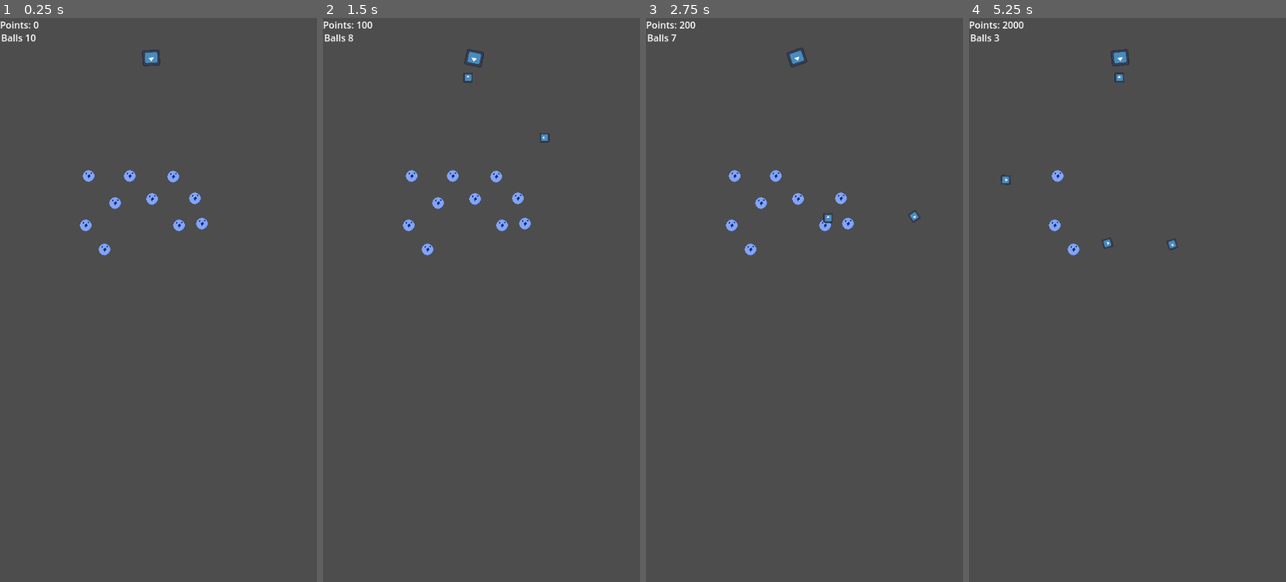
Above: before the commit, frames 1-4 (left to right).
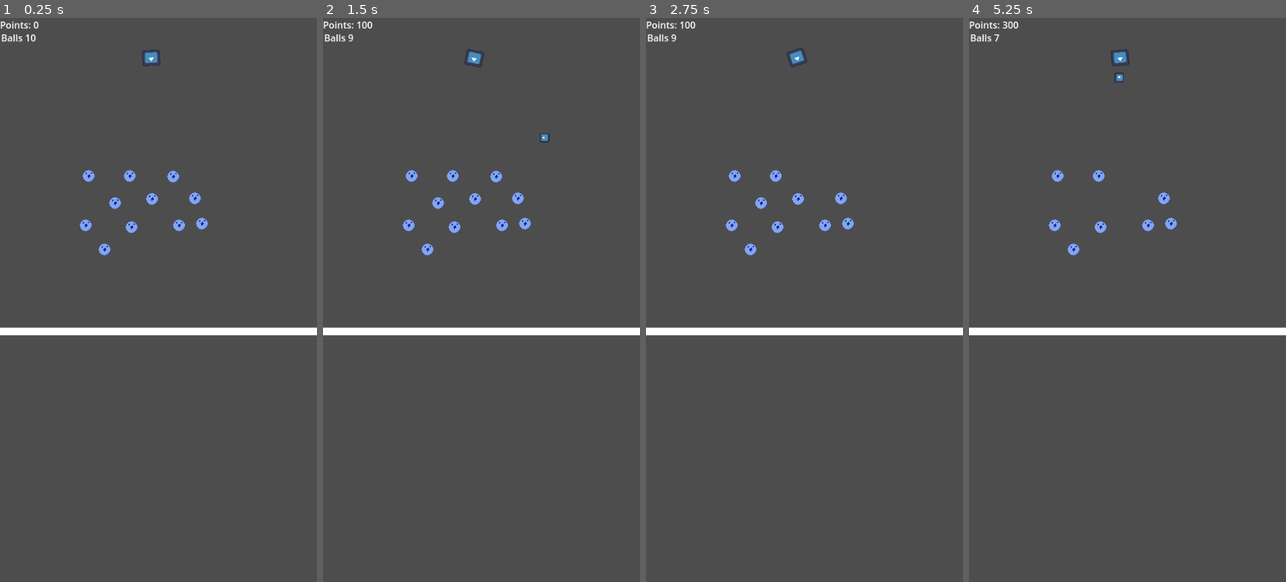
Above: after the commit, the same moments.

Repository: teachermanjeff/physics2025
Game: Godot game, scene res://playtest.tscn
The game is run twice, just before and just after one commit, with the same random seed, the same clock (stepped at 60 frames per second) and the same inputs. The project has no main scene, so this scene is started directly. The engine's default icon, where the game draws it, is replaced by a stand-in: a white triangle on a blue panel in a dark square.
Inputs (mouse positions are in pixels of both pictures, inside the frame that each line leads up to):
- Up to frame 1 (0.25 s): no input
- Up to frame 2 (1.5 s): tap Enter at 0.5 s; move the mouse to (551, 271) at 0.52 s; click (551, 271) at 0.6 s; move the mouse to (418, 328) at 1.27 s; click (418, 328) at 1.35 s
- Up to frame 3 (2.75 s): move the mouse to (836, 175) at 2.02 s; click (836, 175) at 2.1 s
- Up to frame 4 (5.25 s): move the mouse to (1111, 412) at 2.77 s; click (1111, 412) at 2.85 s; move the mouse to (1222, 384) at 3.52 s; click (1222, 384) at 3.6 s; move the mouse to (1032, 215) at 4.27 s; click (1032, 215) at 4.35 s; move the mouse to (1143, 300) at 5.02 s; click (1143, 300) at 5.1 s

The runs differ from the first frame. In frame 1, 1.6% of the frame differs, in the area x 0-100%, y 36-57%; in frame 2, 1.6%; in frame 3, 1.7%; in frame 4, 2.0%, in the area x 0-100%, y 0-57%.

Commit message:
shooting one at the time and making it unable to shoot after all the balls have been used (CHANGED THE HUD)
I put the live into the cannon so there might be a conflict if not careful

Diff:
--- /dev/null
+++ b/bouncegame/bottom.gd
@@ -0,0 +1,6 @@
+extends Area2D
+
+var is_shooting = false
+
+func _on_body_entered(body: Node2D) -> void:
+	is_shooting = false
--- /dev/null
+++ b/bouncegame/bottom.tscn
@@ -0,0 +1,21 @@
+[gd_scene load_steps=3 format=3 uid="uid://c8avvf011ar03"]
+
+[ext_resource type="Script" uid="uid://clecnr10fym8q" path="res://bottom.gd" id="1_xl64i"]
+
+[sub_resource type="RectangleShape2D" id="RectangleShape2D_s7grj"]
+size = Vector2(831, 20)
+
+[node name="bottom" type="Area2D"]
+script = ExtResource("1_xl64i")
+
+[node name="CollisionShape2D" type="CollisionShape2D" parent="."]
+position = Vector2(405.5, 0)
+shape = SubResource("RectangleShape2D_s7grj")
+
+[node name="ColorRect" type="ColorRect" parent="."]
+offset_left = -13.0
+offset_top = -5.0
+offset_right = 815.0
+offset_bottom = 8.0
+
+[connection signal="body_entered" from="." to="." method="_on_body_entered"]
--- a/bouncegame/canvas_layer.gd
+++ b/bouncegame/canvas_layer.gd
@@ -4,8 +4,8 @@
 func _ready():
 	pass
 func _process(delta):
-	if Input.is_action_just_pressed("left click"):
-		lives = lives - 1
+	var bottom_node = get_node("bottom")
+
 	$Points.text = "Points: " + str(score)
 	$balls.text = "Balls " + str(lives)
 
--- a/bouncegame/playtest.tscn
+++ b/bouncegame/playtest.tscn
@@ -1,8 +1,9 @@
-[gd_scene load_steps=4 format=3 uid="uid://3i5ulpi715m5"]
+[gd_scene load_steps=6 format=3 uid="uid://3i5ulpi715m5"]
 
 [ext_resource type="PackedScene" uid="uid://dh4nvugrkegbn" path="res://normal_peg.tscn" id="1_qjlvb"]
 [ext_resource type="PackedScene" uid="uid://cl0wmqo673iiy" path="res://cannon.tscn" id="3_2iy5o"]
 [ext_resource type="PackedScene" uid="uid://dmn7jrij4glg6" path="res://hud.tscn" id="3_l4ynd"]
+[ext_resource type="PackedScene" uid="uid://c8avvf011ar03" path="res://bottom.tscn" id="4_l4ynd"]
 
 [sub_resource type="RectangleShape2D" id="RectangleShape2D_e2qus"]
 size = Vector2(20, 972)
@@ -13,10 +14,10 @@
 [node name="cannon" parent="." instance=ExtResource("3_2iy5o")]
 position = Vector2(2, 1)
 
+[node name="HUD" parent="cannon" instance=ExtResource("3_l4ynd")]
+
 [node name="Camera2D" type="Camera2D" parent="."]
 position = Vector2(17, 412)
-
-[node name="HUD" parent="." instance=ExtResource("3_l4ynd")]
 
 [node name="normal_peg" parent="." instance=ExtResource("1_qjlvb")]
 position = Vector2(-75, 326)
@@ -48,17 +49,7 @@
 [node name="normal_peg10" parent="." instance=ExtResource("1_qjlvb")]
 position = Vector2(42, 202)
 
-[connection signal="addpoint" from="normal_peg" to="HUD" method="_on_normal_peg_addpoint"]
-[connection signal="addpoint" from="normal_peg2" to="HUD" method="_on_normal_peg_addpoint"]
-[connection signal="addpoint" from="normal_peg3" to="HUD" method="_on_normal_peg_addpoint"]
-[connection signal="addpoint" from="normal_peg4" to="HUD" method="_on_normal_peg_addpoint"]
-[connection signal="addpoint" from="normal_peg5" to="HUD" method="_on_normal_peg_addpoint"]
-[connection signal="addpoint" from="normal_peg6" to="HUD" method="_on_normal_peg_addpoint"]
-[connection signal="addpoint" from="normal_peg7" to="HUD" method="_on_normal_peg_addpoint"]
-[connection signal="addpoint" from="normal_peg8" to="HUD" method="_on_normal_peg_addpoint"]
-[connection signal="addpoint" from="normal_peg9" to="HUD" method="_on_normal_peg_addpoint"]
-[connection signal="addpoint" from="normal_peg10" to="HUD" method="_on_normal_peg_addpoint"]
-[node name="normal_peg3" parent="." instance=ExtResource("1_qjlvb")]
+[node name="normal_peg11" parent="." instance=ExtResource("1_qjlvb")]
 position = Vector2(91, 282)
 
 [node name="StaticBody2D2" type="StaticBody2D" parent="."]
@@ -72,3 +63,17 @@
 [node name="CollisionShape2D" type="CollisionShape2D" parent="StaticBody2D2/StaticBody2D2"]
 position = Vector2(364, 404)
 shape = SubResource("RectangleShape2D_e2qus")
+
+[node name="bottom" parent="." instance=ExtResource("4_l4ynd")]
+position = Vector2(-400, 464)
+
+[connection signal="addpoint" from="normal_peg" to="cannon/HUD" method="_on_normal_peg_addpoint"]
+[connection signal="addpoint" from="normal_peg2" to="cannon/HUD" method="_on_normal_peg_addpoint"]
+[connection signal="addpoint" from="normal_peg3" to="cannon/HUD" method="_on_normal_peg_addpoint"]
+[connection signal="addpoint" from="normal_peg4" to="cannon/HUD" method="_on_normal_peg_addpoint"]
+[connection signal="addpoint" from="normal_peg5" to="cannon/HUD" method="_on_normal_peg_addpoint"]
+[connection signal="addpoint" from="normal_peg6" to="cannon/HUD" method="_on_normal_peg_addpoint"]
+[connection signal="addpoint" from="normal_peg7" to="cannon/HUD" method="_on_normal_peg_addpoint"]
+[connection signal="addpoint" from="normal_peg8" to="cannon/HUD" method="_on_normal_peg_addpoint"]
+[connection signal="addpoint" from="normal_peg9" to="cannon/HUD" method="_on_normal_peg_addpoint"]
+[connection signal="addpoint" from="normal_peg10" to="cannon/HUD" method="_on_normal_peg_addpoint"]
--- a/bouncegame/static_body_2d.gd
+++ b/bouncegame/static_body_2d.gd
@@ -1,7 +1,11 @@
 extends StaticBody2D
 var projectile = preload("res://ball.tscn")
 func _process(delta):
+	var bottom_node = get_node("/root/playtest/bottom")
+	var HUD_node = get_node("HUD")
 	look_at(get_global_mouse_position())
-	if Input.is_action_just_pressed("left click"):
+	if Input.is_action_just_pressed("left click") and bottom_node.is_shooting == false and HUD_node.lives > 0:
 		var new_projectile = projectile.instantiate()
 		get_parent().add_child(new_projectile)
+		HUD_node.lives -= 1
+		bottom_node.is_shooting = true
Not shown, added: bouncegame/bottom.gd.uid
